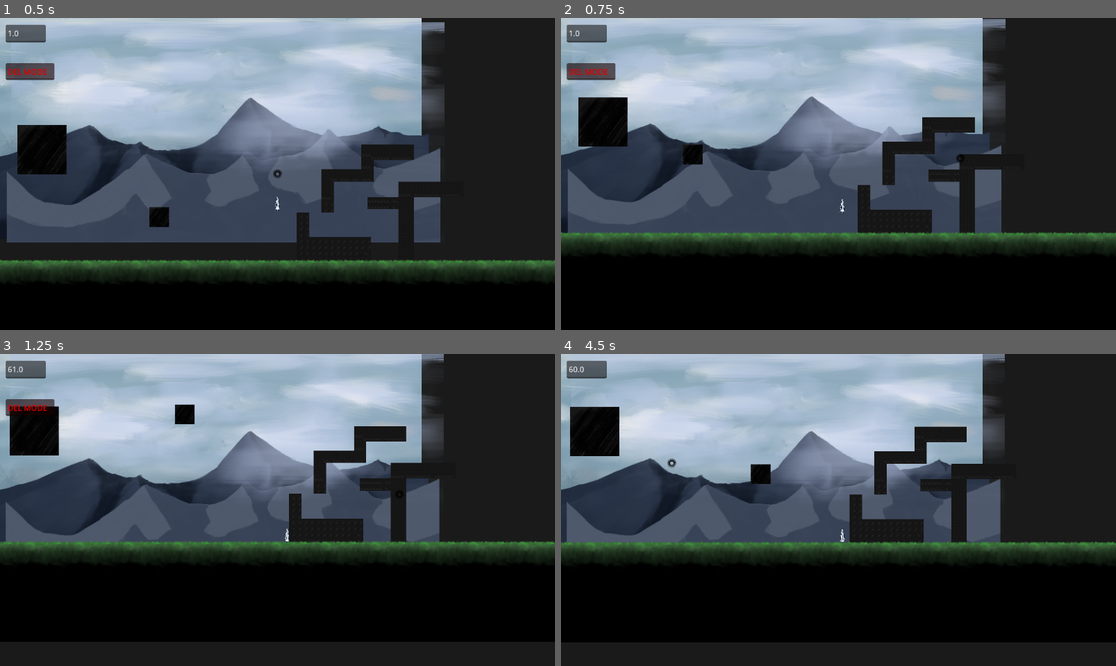
Above: before the commit, frames 1-4 (two rows, left to right).
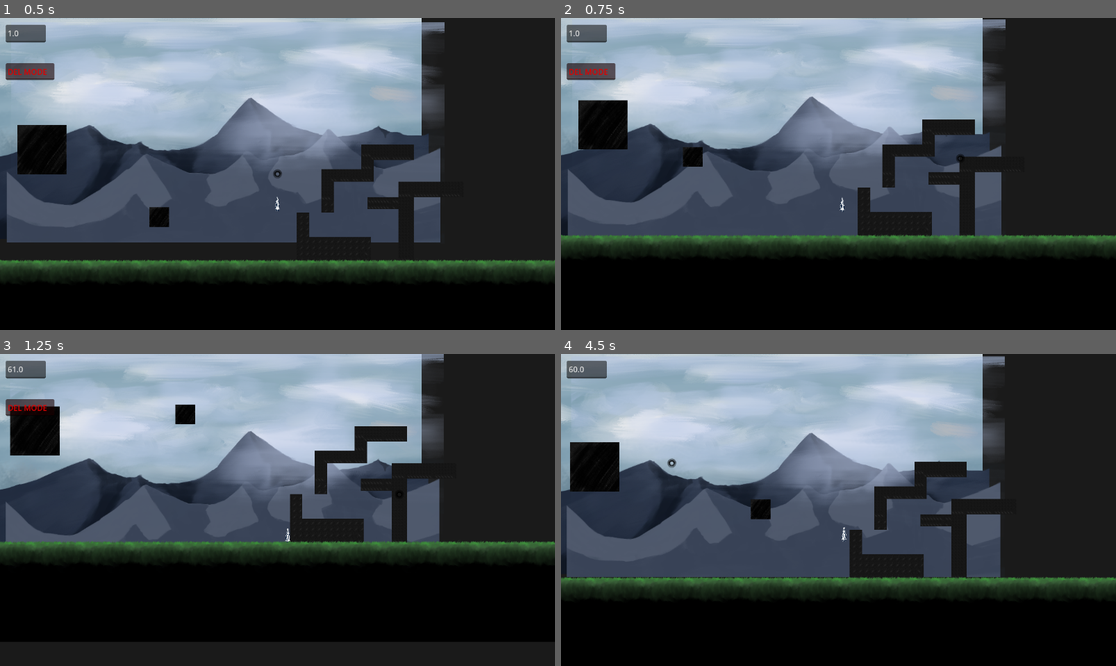
Above: after the commit, the same moments.

Repository: lotseven/wacoWorld
Game: Godot game, scene res://testingScenes/gunTest.tscn
Same seed, same stepped clock (60 frames per second), same inputs: the game is played once before the commit and once after it.
Inputs (mouse positions are in pixels of both pictures, inside the frame that each line leads up to):
- Up to frame 1 (0.5 s): no input
- Up to frame 2 (0.75 s): move the mouse to (960, 158) at 0.52 s; press the mouse at (960, 158) at 0.53 s; hold D (right) from 0.53 s (still down)
- Up to frame 3 (1.25 s): keep holding D (right); tap W (jump) at 0.77 s
- Up to frame 4 (4.5 s): move the mouse to (727, 525) at 1.27 s; release the mouse at (727, 525) at 1.28 s; tap Q (recall) at 1.35, 2.85, 4.35 s; tap W (jump) at 1.52, 3.02, 3.77 s; move the mouse to (894, 441) at 2.02 s; release D (right) at 2.03 s; press the mouse at (894, 441) at 2.03 s; hold A (left) 2.03-2.78 s; move the mouse to (810, 572) at 2.77 s; release the mouse at (810, 572) at 2.78 s; hold D (right) 2.78-4.28 s; click (810, 572) at 2.92 s; move the mouse to (1005, 556) at 3.52 s; press the mouse at (1005, 556) at 3.53 s; move the mouse to (672, 463) at 4.27 s; release the mouse at (672, 463) at 4.28 s; hold A (left) from 4.28 s (still down)

Frame 1 is identical in both runs. In frame 2, 2.6% of the frame differs, in the area x 0-100%, y 0-76%; in frame 3, 0.5%; in frame 4, 30%, in the area x 0-100%, y 0-100%.

Commit message:
mechanic more fleshed out

Diff:
--- a/player/player.gd
+++ b/player/player.gd
@@ -6,30 +6,31 @@
 const JUMP_FORCE := -300.0
 const GRAVITY := 980.0 #change to force
 const MASS = 80
-const SNAP_DISTANCE = 45.0
-const MAGNET_FORCE = 500000.0
+
 # cam stuff
 var camOffset = 600
 var camOffSaved = 600
 # references to children or other nodes
 @onready var sprite = $Sprite2D
 @onready var groundHitbox = $groundHitbox
-@onready var magHitbox = $magHitbox
 # magnet numbers
-#var activeMagnetList
-var magAcc = 3
 var maxMags = 3
+const MAGNET_FORCE = 280000.0
+const SNAP_DISTANCE = 35.0
 # sound
 var footstepSound = "res://sounds/playerSfx/steps.mp3"
+# moving on magnets stuff
 var flingMag
 var wantsToPull = false
-
+var wantsToPush = false
+var distanceScale = 1
+var distScaleConst = 300 # since distance scale must inversely relate to speed, i use 1/dist, which might be really small. this scales that back up
+var slopeScale = 3 # the base of the log that determines the scaling of speed/distance
 func _ready() -> void:
 	$magManager.connect("magChange", Callable(self, "updateMagMovement"))
 	camOffset = camOffSaved
 	$camera.offset = Vector2(0,-camOffset)
 	$camera.position = position
-	#activeMagnetList = $magManager.movementMags
 
 func _physics_process(delta):
 		updateMovementIntent()
@@ -46,20 +47,23 @@
 	var inputDir = 0.0
 	var airFactor = 1.0
 	if !is_on_floor(): airFactor = .5
+
 	if Input.is_action_pressed("left"):
 		velocity.x = -SPEED * delta * airFactor
 		inputDir = -1.0
 	elif Input.is_action_pressed("right"):
 		velocity.x = SPEED * delta * airFactor
 		inputDir = 1.0
-	else:
-		if is_on_floor():
+
+	else: # friction (instant)
+		if is_on_floor() and !wantsToPull and !wantsToPush:
 			velocity.x = 0
 	#jumpin
 	if is_on_floor() and Input.is_action_just_pressed("jump"):
 		velocity.y = JUMP_FORCE
+
 	#gravity
-	if not is_on_floor():
+	if not is_on_floor() and !wantsToPull and !wantsToPush:
 		velocity.y += GRAVITY * delta
 
 		if is_on_floor(): FxManager.startLoopedFx('steps', footstepSound)
@@ -72,14 +76,11 @@
 	if is_on_floor() and Input.is_action_just_pressed("jump"):
 		velocity.y = JUMP_FORCE
 
-#func updateMagMovement():
-	#activeMagnetList = $magManager.selectables
-
 func magnetMovement(delta):
 	if flingMag and wantsToPull:
 		var vec_to_mag = flingMag.global_position - global_position
 		var dist = vec_to_mag.length()
-
+		distanceScale = 1/dist
 		if dist < SNAP_DISTANCE: # snaps position to the magnet if you click and get real close
 			global_position = flingMag.global_position
 			velocity = Vector2.ZERO
@@ -87,8 +88,9 @@
 
 		else: #
 			var direction = vec_to_mag.normalized()
-			var magnetic_force = direction * MAGNET_FORCE
-			var acceleration = magnetic_force / MASS
+			var magForce = direction * MAGNET_FORCE * (log(1 + (distScaleConst / dist))/log(slopeScale))
+			print(magForce)
+			var acceleration = magForce / MASS
 			velocity += acceleration * delta
 
 
